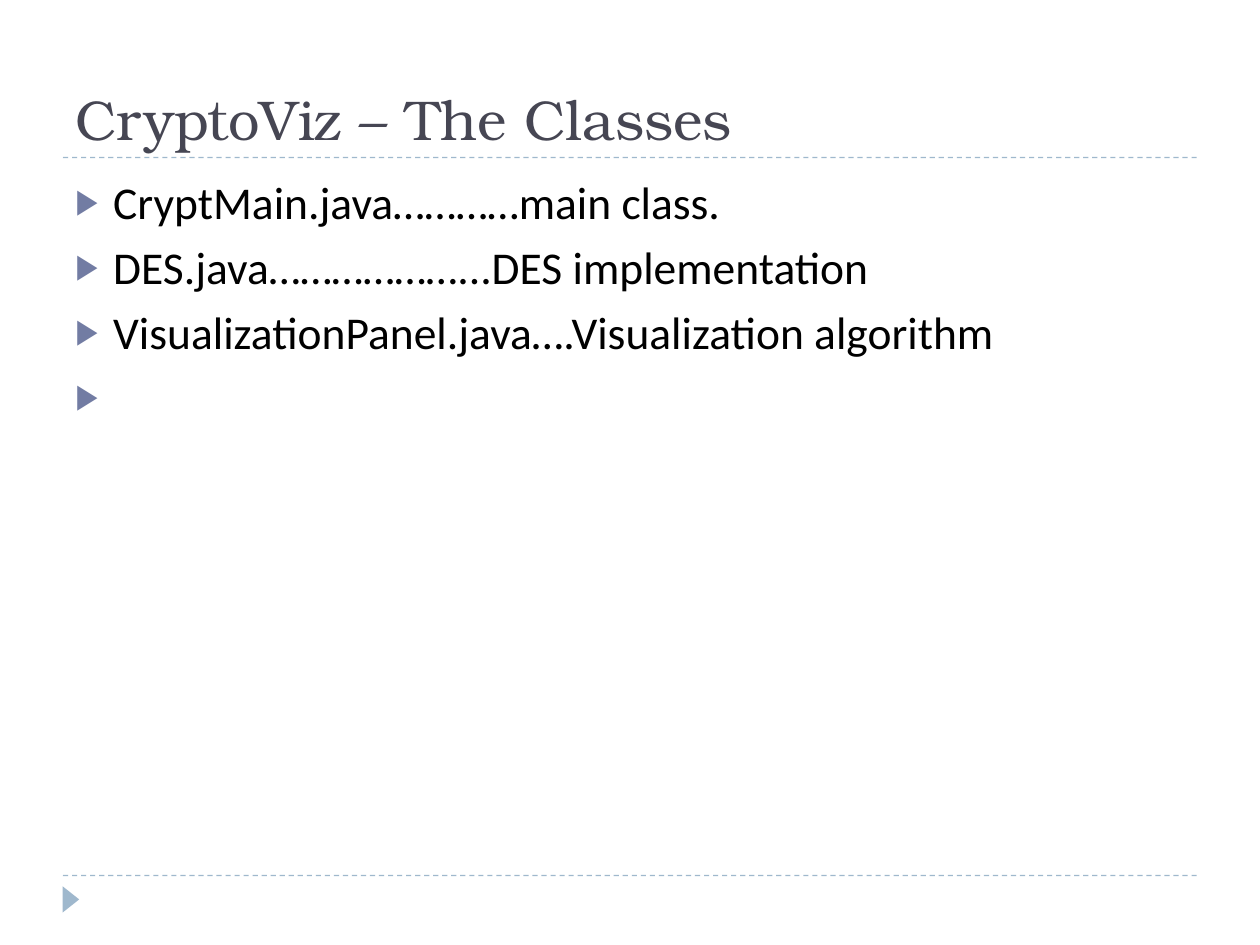
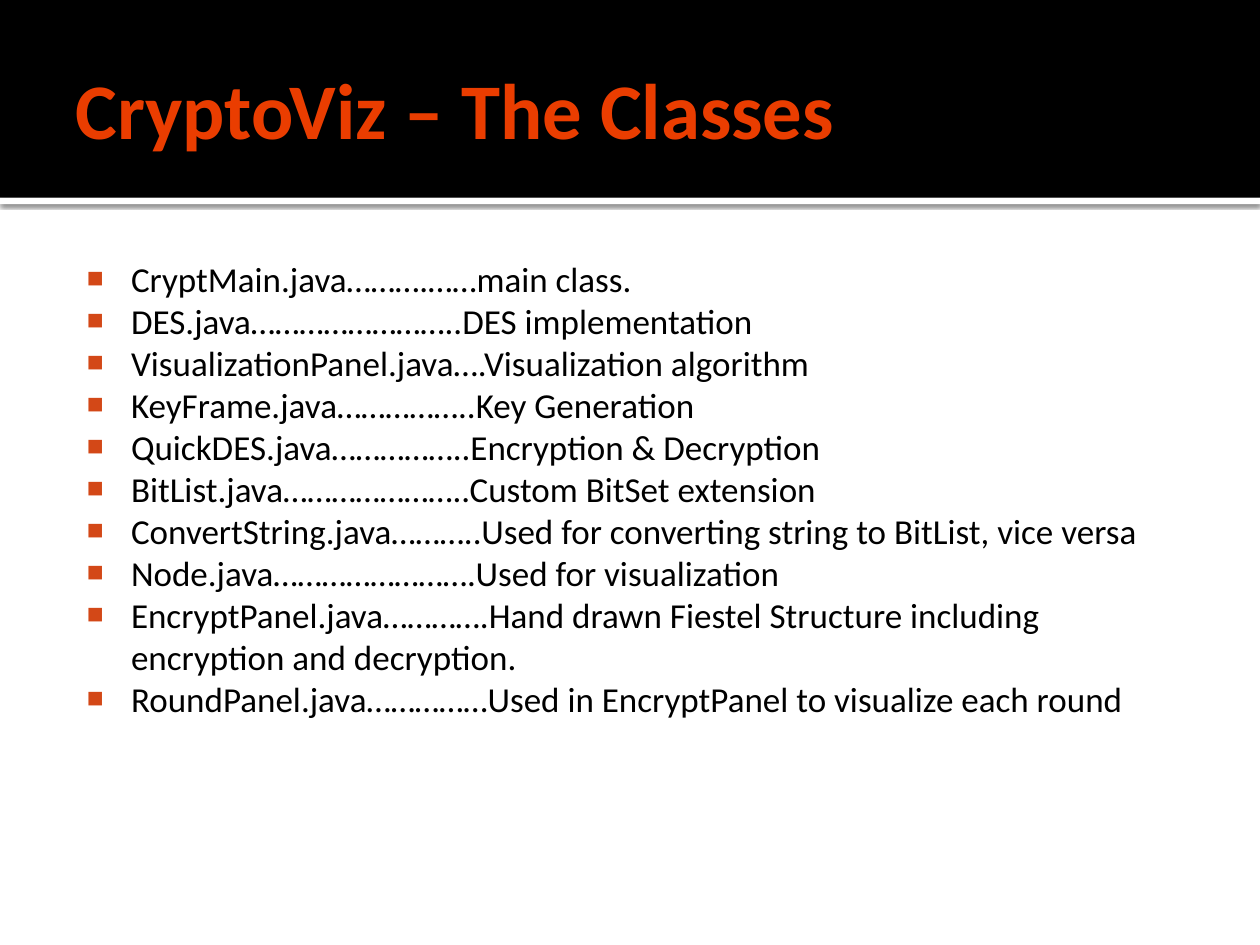
Before and after one commit to ikram1996/cryptoviz, a slide deck: slide 5 of docs/CryptoViz.pptx (slide 4 before the commit). Drawn at 1260x945 pixels with LibreOffice and Linux fonts; fonts in the diff are those of the drawing. Boxes give left, top, right and bottom in pixels: in the first picture for what was removed or moved away, otherwise in the second. Text is boxed around its words. In the diff, an @@ line names an element or a change of style, - is before the commit and + after.

```diff
--- a/docs/CryptoViz.pptx
+++ b/docs/CryptoViz.pptx
@@ rectangle added at (0, 0, 1260, 198), fill #000000 @@
@@ title "CryptoViz – The Classes" at (76, 83, 833, 152): size 32 to 45 pt, font TeX Gyre Bonum to Calibri, text colour #464653 to #EA3D00, bold on; vertical alignment bottom to middle @@
@@ line removed from (63, 158) to (1197, 158) @@
@@ rectangle added at (0, 198, 1260, 204), fill #FFFFFF @@
@@ text "CryptMain.java……….……main class.": place and size @@
-text "CryptMain.java……….……main class." at (113, 187, 993, 357)
+text "CryptMain.java……….……main class." at (131, 267, 1136, 718)
@@ text at (131, 267, 753, 340): text changed; size 26 to 20 pt @@
-▶ CryptMain.java…………main class.
-▶ DES.java………………...DES implementation
+■ CryptMain.java……….……main class.
+■ DES.java……………………..DES implementation
@@ text at (131, 351, 809, 382): size 26 to 20 pt in "VisualizationPanel.java….Visualization algorithm"; bullet ▶ to ■; less space between paragraphs; bullet colour #727CA3 to #D34817 @@
@@ text at (131, 394, 1136, 718): paragraphs added @@
+■ KeyFrame.java……………..Key Generation
+■ QuickDES.java……………..Encryption & Decryption
+■ BitList.java…………………..Custom BitSet extension
+■ ConvertString.java………..Used for converting string to BitList, vice versa
+■ Node.java…………………….Used for visualization
+■ EncryptPanel.java………….Hand drawn Fiestel Structure including encryption and decryption.
+■ RoundPanel.java……………Used in EncryptPanel to visualize each round
@@ line removed from (63, 876) to (1197, 876) @@
@@ triangle removed at (63, 886, 79, 912) @@
```
Also in this commit, not shown: 3 other slides changed, 1 slide added.
